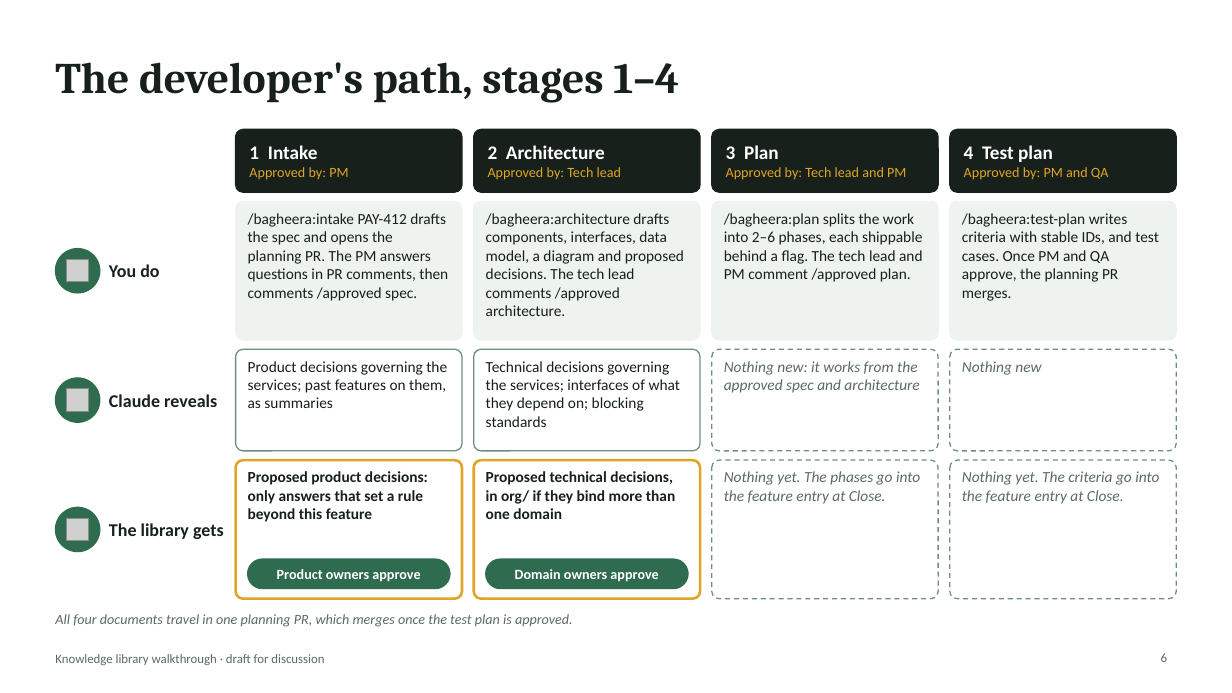
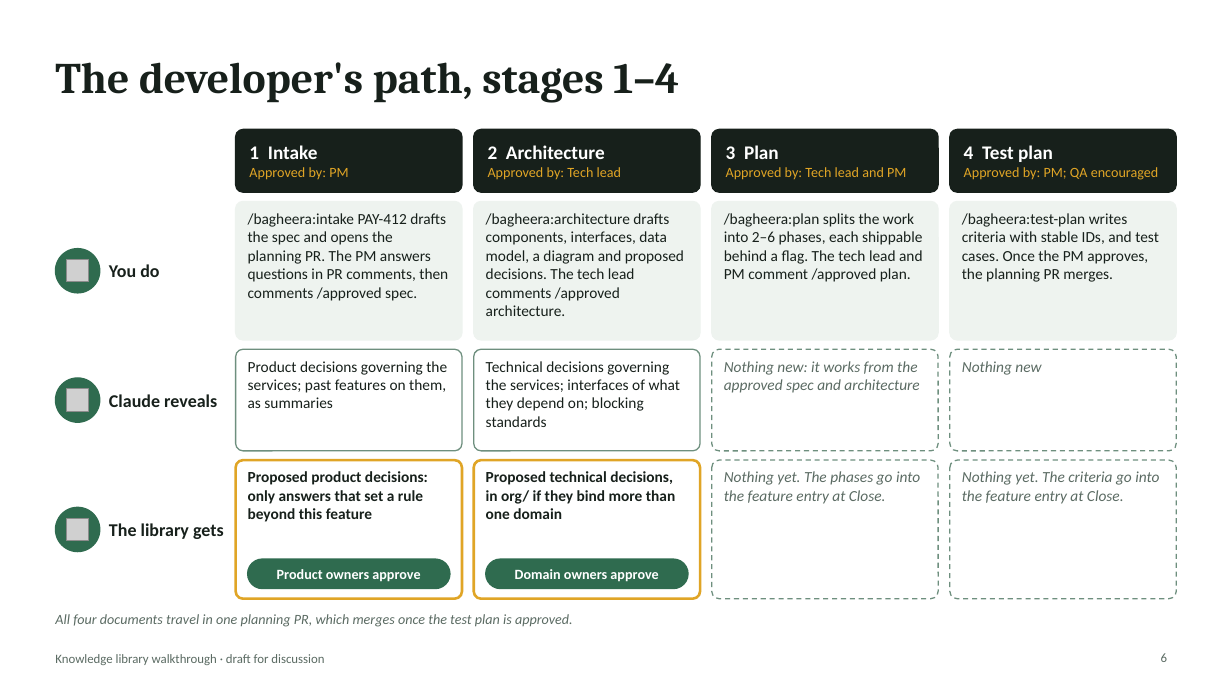
Before and after one commit to rahulnyk/bagheera, a slide deck: slide 6 of docs/design/knowledge-library-walkthrough.pptx. Drawn at 1232x693 pixels with LibreOffice and Linux fonts; fonts in the diff are those of the drawing; grey boxes stand for pictures. Boxes give left, top, right and bottom in pixels: in the first picture for what was removed or moved away, otherwise in the second. Text is boxed around its words. In the diff, an @@ line names an element or a change of style, - is before the commit and + after.

```diff
--- a/docs/design/knowledge-library-walkthrough.pptx
+++ b/docs/design/knowledge-library-walkthrough.pptx
@@ text at (964,167,1159,180): text changed @@
-Approved by: PM and QA
+Approved by: PM; QA encouraged
@@ text at (962,213,1159,282): text changed @@
-/bagheera:test-plan writes criteria with stable IDs, and test cases. Once PM and QA approve, the planning PR merges.
+/bagheera:test-plan writes criteria with stable IDs, and test cases. Once the PM approves, the planning PR merges.
```
Also in this commit, not shown: 1 other slide changed, 3 other files.
